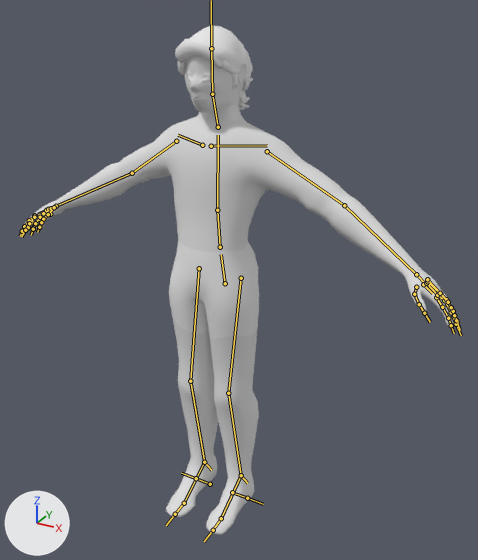
An edit to the FBX model Super Duper Real Cursed/Assets/Animations/Player/Movement/Jog.fbx, drawn before and after from the same camera.
Both versions are drawn from a 50 mm camera at (1.255, -2.11, 2.148) aimed at (0.043, 0.092, 1.047). Lighting does not change. The marker at lower left points along +X, +Y and +Z. The bones that bend it are drawn over the model as lines.
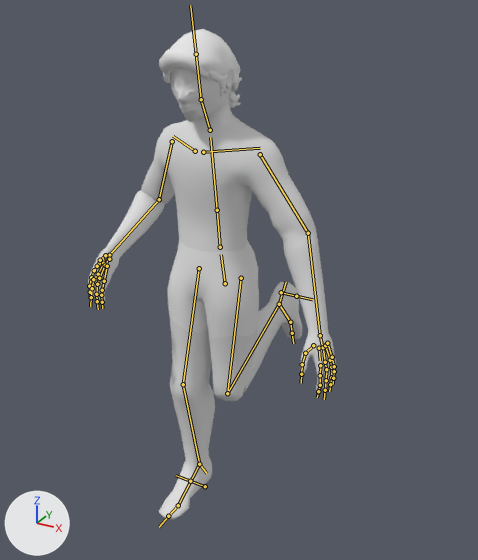
The newer file adds an action. The first version stands in its rest pose; the second is drawn at frame 45 of the action 'metarig|metarig|metarig|metarigAction.001|metarig|metarigAction.001'.

Where the change shows, as pixel boxes (x1, y1, x2, y2) in the pictures (478 x 560 px):
'Cube', posed (43% narrower): before (22, 57, 457, 535); after (88, 68, 336, 519)
'Cube_001', posed (6% wider, 7% shorter): before (175, 25, 253, 110); after (159, 29, 242, 108)
bone 'chest', root to tip: before (217, 210) to (218, 135); after (217, 210) to (210, 137)
bone 'neck', root to tip: before (218, 127) to (212, 94); after (210, 130) to (201, 99)
bone 'upper_arm.R', root to tip: before (176, 141) to (132, 173); after (172, 141) to (159, 199)
bone 'forearm.R', root to tip: before (132, 173) to (56, 206); after (159, 199) to (109, 255)
bone 'upper_arm.L', root to tip: before (267, 151) to (344, 205); after (260, 154) to (308, 233)
bone 'forearm.L', root to tip: before (344, 205) to (416, 274); after (308, 233) to (320, 335)
bone 'thigh.R', root to tip: before (199, 268) to (190, 381); after (199, 268) to (183, 384)
bone 'shin.R', root to tip: before (190, 381) to (204, 462); after (183, 384) to (199, 464)
bone 'foot.R', root to tip: before (204, 462) to (184, 503); after (199, 464) to (178, 505)
bone 'thigh.L', root to tip: before (241, 278) to (228, 393); after (241, 278) to (227, 393)
bone 'shin.L', root to tip: before (228, 393) to (241, 475); after (227, 393) to (279, 304)

Edits to the bpy script that builds the scene:
```text
Change bone_chest:
    where bone_chest = bpy.data.objects['metarig'].pose.bones['chest']  # child of 'spine'
    bone_chest.rotation_quaternion: (1.0, 0.0, 0.0, 0.0) -> (0.996, 0.082, -0.028, -0.001)  # degrees (0, 0, 0) -> degrees (9, -3, 0)
Change bone_neck:
    where bone_neck = bpy.data.objects['metarig'].pose.bones['neck']  # child of 'chest'
    bone_neck.rotation_quaternion: (1.0, 0.0, 0.0, 0.0) -> (1.0, 0.001, 0.028, -0.011)  # degrees (0, 0, 0) -> degrees (0, 3, -1)
Change bone_upper_arm_r:
    where bone_upper_arm_r = bpy.data.objects['metarig'].pose.bones['upper_arm.R']  # child of 'shoulder.R'
    bone_upper_arm_r.rotation_quaternion: (1.0, 0.0, 0.0, 0.0) -> (0.968, 0.018, -0.031, 0.248)  # degrees (0, 0, 0) -> degrees (1, -4, 29)
Change bone_forearm_r:
    where bone_forearm_r = bpy.data.objects['metarig'].pose.bones['forearm.R']  # child of 'upper_arm.R'
    bone_forearm_r.rotation_quaternion: (1.0, 0.0, 0.0, 0.0) -> (0.855, 0.465, 0.123, 0.193)  # degrees (0, 0, 0) -> degrees (57, 2, 26)
Change bone_upper_arm_l:
    where bone_upper_arm_l = bpy.data.objects['metarig'].pose.bones['upper_arm.L']  # child of 'shoulder.L'
    bone_upper_arm_l.rotation_quaternion: (1.0, 0.0, 0.0, 0.0) -> (0.967, 0.041, -0.004, -0.25)  # degrees (0, 0, 0) -> degrees (5, 1, -29)
Change bone_forearm_l:
    where bone_forearm_l = bpy.data.objects['metarig'].pose.bones['forearm.L']  # child of 'upper_arm.L'
    bone_forearm_l.rotation_quaternion: (1.0, 0.0, 0.0, 0.0) -> (0.987, 0.035, 0.123, -0.098)  # degrees (0, 0, 0) -> degrees (3, 14, -11)
Change bone_thigh_r:
    where bone_thigh_r = bpy.data.objects['metarig'].pose.bones['thigh.R']  # child of 'hips'
    bone_thigh_r.rotation_quaternion: (1.0, 0.0, 0.0, 0.0) -> (0.998, -0.063, 0.0, 0.0)  # degrees (0, 0, 0) -> degrees (-7, 0, 0)
Change bone_shin_r:
    where bone_shin_r = bpy.data.objects['metarig'].pose.bones['shin.R']  # child of 'thigh.R'
    bone_shin_r.rotation_quaternion: (1.0, 0.0, 0.0, 0.0) -> (0.997, 0.076, 0.0, 0.0)  # degrees (0, 0, 0) -> degrees (9, 0, 0)
Change bone_foot_r:
    where bone_foot_r = bpy.data.objects['metarig'].pose.bones['foot.R']  # child of 'shin.R'
    bone_foot_r.rotation_quaternion: (1.0, 0.0, 0.0, 0.0) -> (1.0, -0.032, 0.0, 0.0)  # degrees (0, 0, 0) -> degrees (-4, 0, 0)
Change bone_thigh_l:
    where bone_thigh_l = bpy.data.objects['metarig'].pose.bones['thigh.L']  # child of 'hips'
    bone_thigh_l.rotation_quaternion: (1.0, 0.0, 0.0, 0.0) -> (1.0, -0.01, 0.0, 0.0)  # degrees (0, 0, 0) -> degrees (-1, 0, 0)
Change bone_shin_l:
    where bone_shin_l = bpy.data.objects['metarig'].pose.bones['shin.L']  # child of 'thigh.L'
    bone_shin_l.rotation_quaternion: (1.0, 0.0, 0.0, 0.0) -> (0.617, 0.787, 0.008, 0.0)  # degrees (0, 0, 0) -> degrees (104, 1, 1)
```
